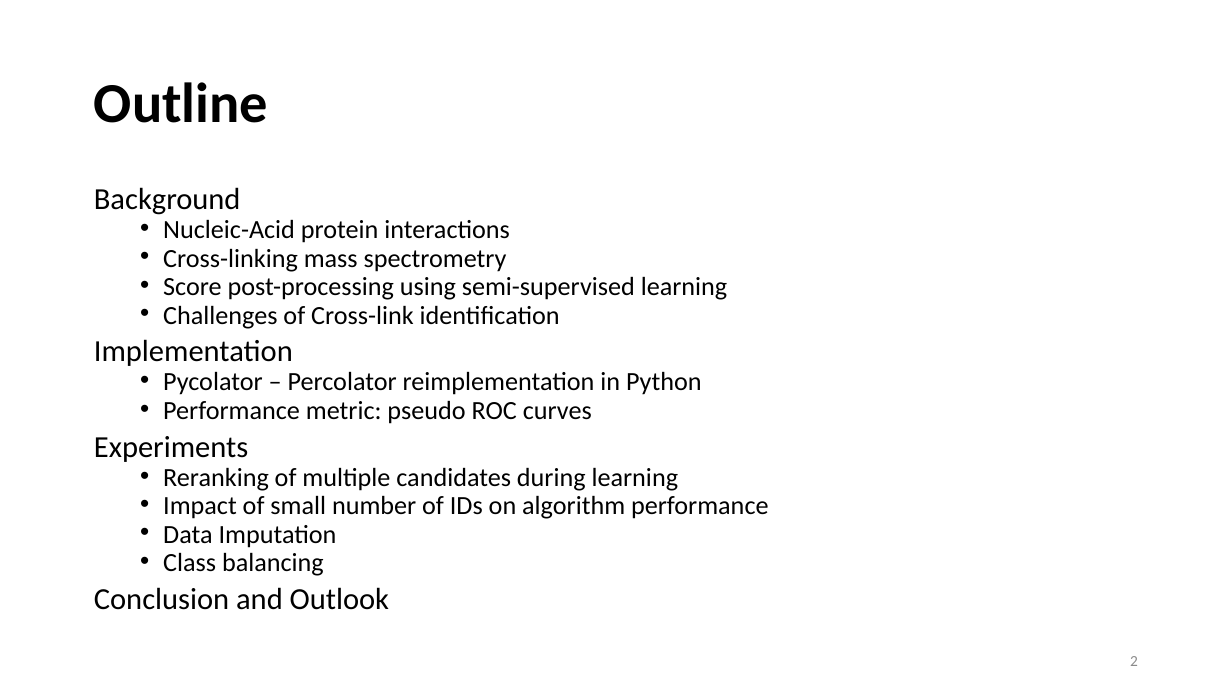
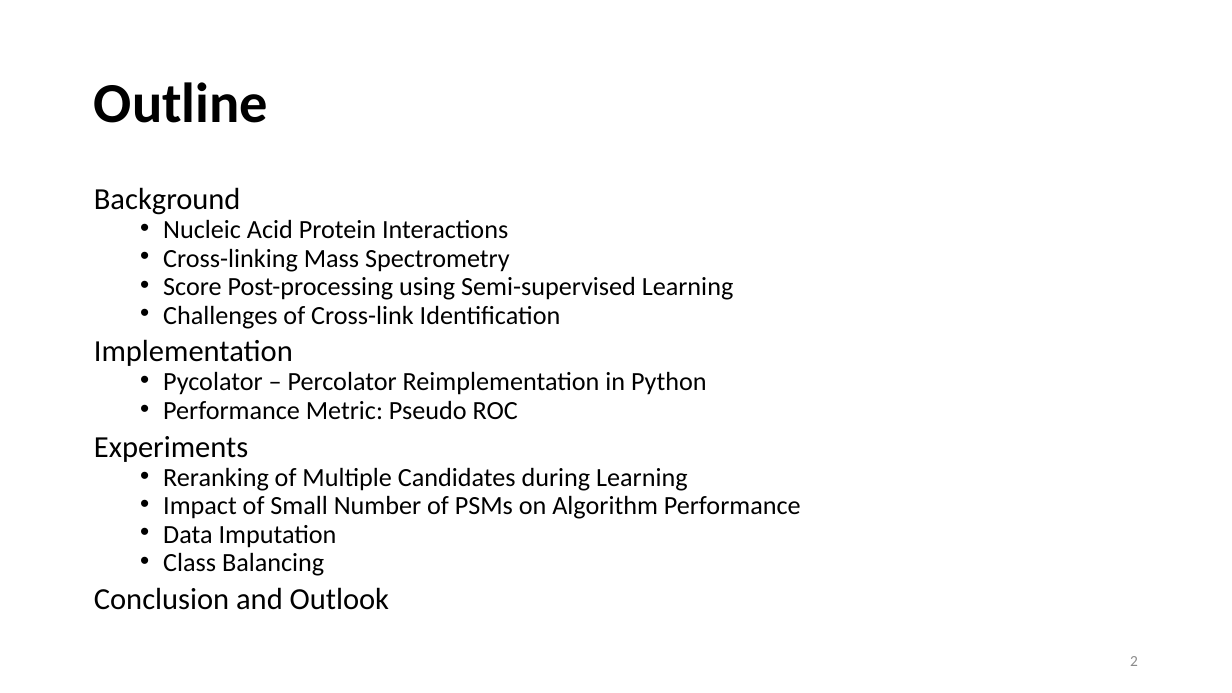
Before and after one commit to emilpaulitz/Bachelor-Thesis, a slide deck: slide 2 of doc/presentation_v2.pptx. Drawn at 1232x693 pixels with LibreOffice and Linux fonts; fonts in the diff are those of the drawing. Boxes give left, top, right and bottom in pixels: in the first picture for what was removed or moved away, otherwise in the second. Text is boxed around its words. In the diff, an @@ line names an element or a change of style, - is before the commit and + after.

Commit message:
Update presentation

```diff
--- a/doc/presentation_v2.pptx
+++ b/doc/presentation_v2.pptx
@@ text at (163, 219, 733, 329): text changed @@
-  • Nucleic-Acid protein interactions
-  • Cross-linking mass spectrometry
-  • Score post-processing using semi-supervised learning
-  • Challenges of Cross-link identification
+  • Nucleic Acid Protein Interactions
+  • Cross-linking Mass Spectrometry
+  • Score Post-processing using Semi-supervised Learning
+  • Challenges of Cross-link Identification
@@ text at (163, 371, 707, 420): text changed @@
-  • Pycolator – Percolator reimplementation in Python
-  • Performance metric: pseudo ROC curves
+  • Pycolator – Percolator Reimplementation in Python
+  • Performance Metric: Pseudo ROC
@@ text at (163, 467, 801, 519): text changed @@
-  • Reranking of multiple candidates during learning
-  • Impact of small number of IDs on algorithm performance
+  • Reranking of Multiple Candidates during Learning
+  • Impact of Small Number of PSMs on Algorithm Performance
@@ text at (163, 552, 324, 576): text changed @@
-  • Class balancing
+  • Class Balancing
```
Also in this commit, not shown: 14 other slides changed.
